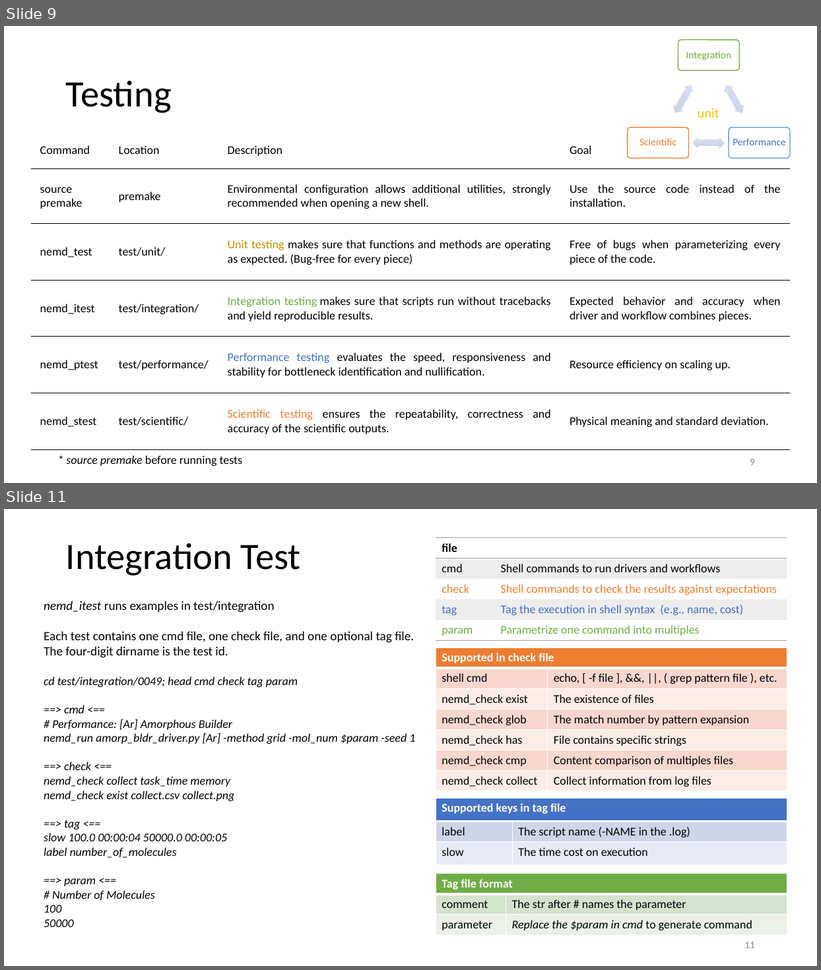
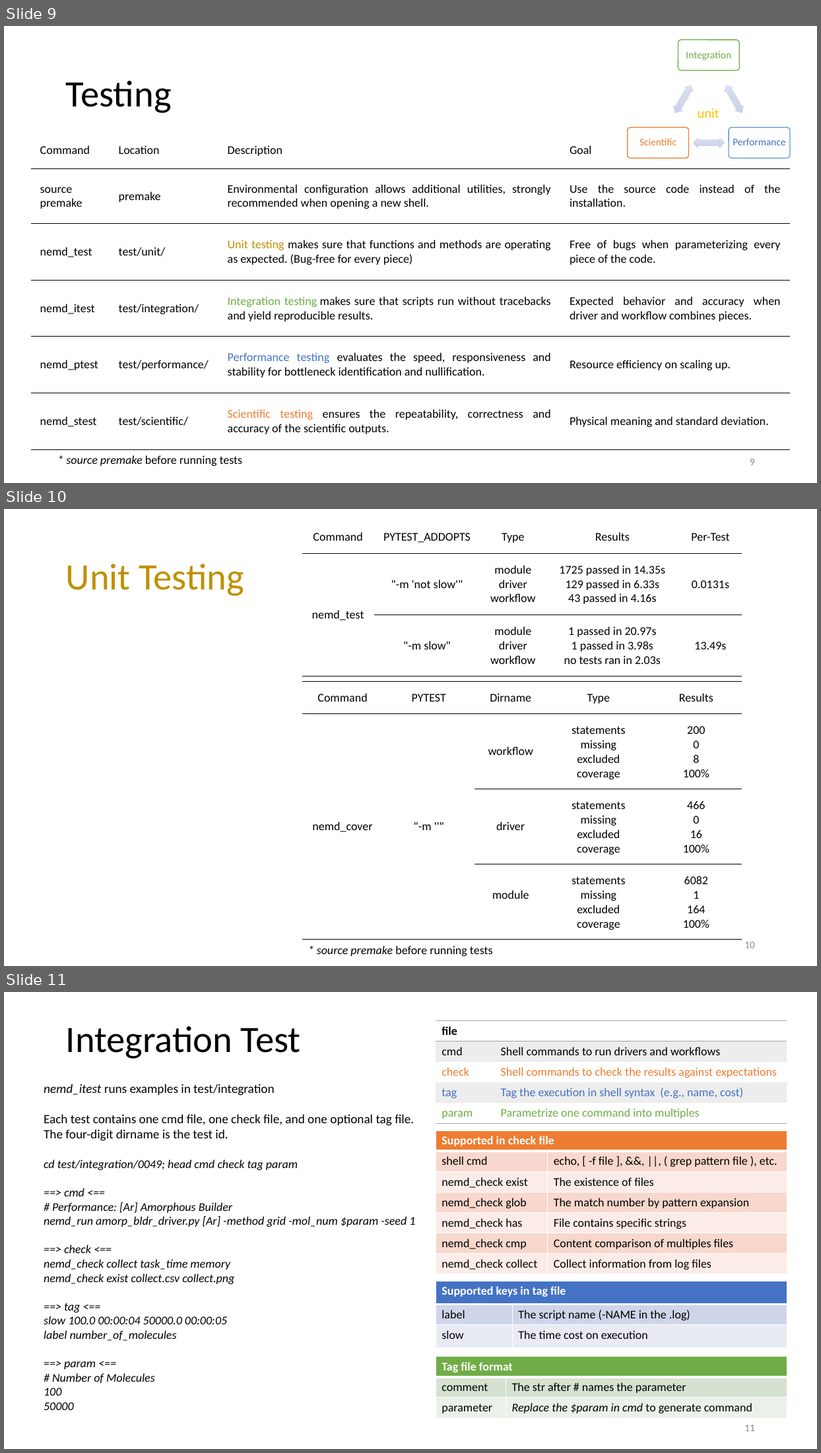
Before and after one commit to zhteg4pvt/nemd, a slide deck: docs/power_point/nemd.pptx. Shown one above the other, each under a label of ours: slides 9 and 11 before the commit, slides 9, 10 and 11 after it; the slides between them are not shown. The pictures are 821x970 and 821x1453 pixels, drawn with LibreOffice and Linux fonts; fonts in the diff are those of the drawing. Boxes give left, top, right and bottom in pixels: in the first picture for what was removed or moved away, otherwise in the second. Text is boxed around its words. In the diff, an @@ line names an element or a change of style, - is before the commit and + after.

Commit message:
rdkit upgraded from '2024.9.4' to '2025.03.3' dispersion_driver.py passes logger to struct nemd_test adds help for PYTEST_ADDOPTS and -m slow to run slow tests add error fixture to conftest.py fix unittest screen printing for alamode_test.py, test_test.py, cb_lmp_log_workflow_test.py, ab_lmp_traj_workflow_test.py, and mb_lmp_log_workflow_test.py

```diff
--- a/docs/power_point/nemd.pptx
+++ b/docs/power_point/nemd.pptx
@@ slide 10 added at <box>4,509,817,966</box>, background #FFFFFF @@
@@ table added at <box>302,521,743,675</box>, 3 rows, 5 columns @@
+Command | PYTEST_ADDOPTS | Type | Results | Per-Test
+nemd_test | "-m 'not slow'" | module / driver / workflow | 1725 passed in 14.35s / 129 passed in 6.33s / 43 passed in 4.16s | 0.0131s
+ | "-m slow" | module / driver / workflow | 1 passed in 20.97s / 1 passed in 3.98s / no tests ran in 2.03s | 13.49s
@@ title added at <box>66,564,244,596</box>, 44 pt, text #BF9000 @@
+Unit Testing
@@ table added at <box>302,682,742,940</box>, 4 rows, 5 columns @@
+Command | PYTEST | Dirname | Type | Results
+nemd_cover | "-m ''" | workflow | statements / missing / excluded / coverage | 200 / 0 / 8 / 100%
+ |  | driver | statements / missing / excluded / coverage | 466 / 0 / 16 / 100%
+ |  | module | statements / missing / excluded / coverage | 6082 / 1 / 164 / 100%
@@ page number added at <box>745,942,755,949</box>, 12 pt, text #8C8C8C @@
+10
@@ text added at <box>317,946,493,956</box>, 14 pt, text #000000 @@
+* source premake before running tests
```
Also in this commit, not shown: 1 slide removed, 10 other files.
